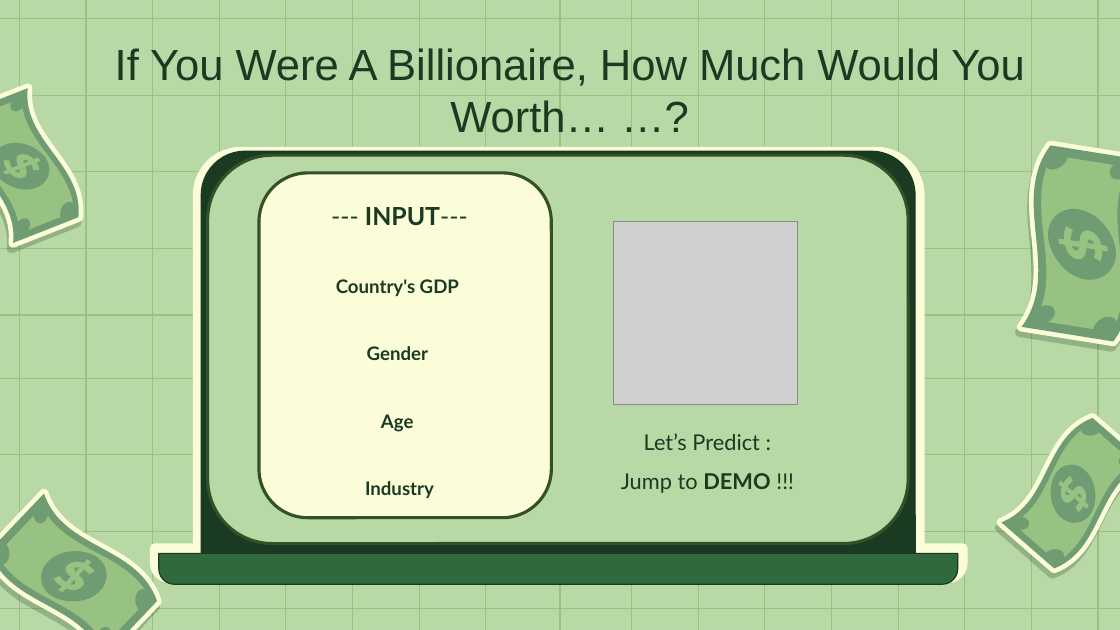
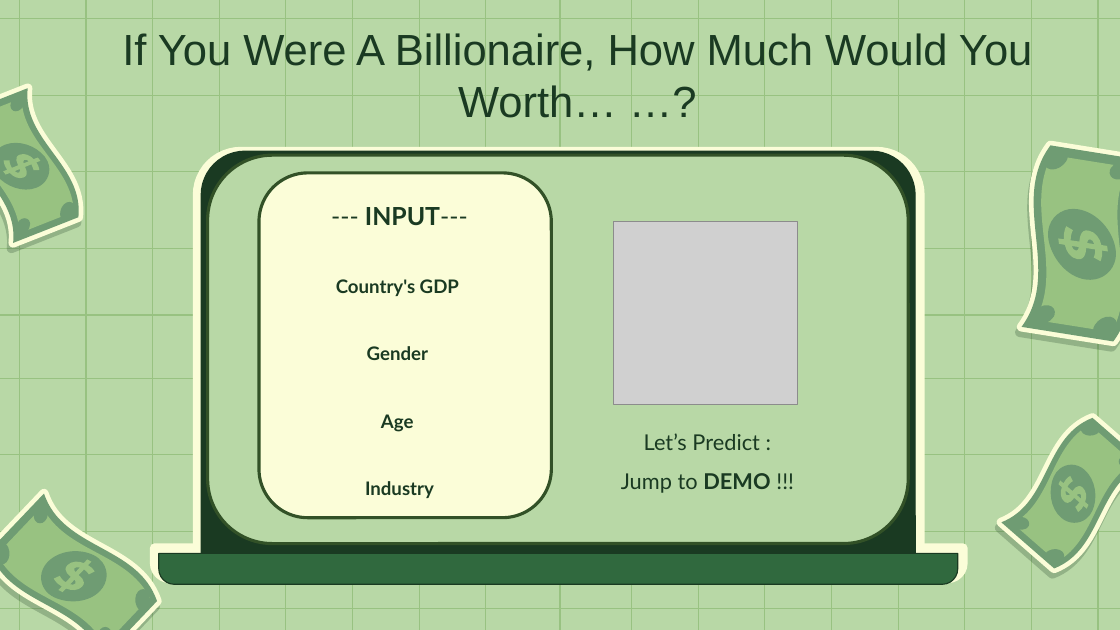
Before and after one commit to gialiubc/project_1, a slide deck: slide 13 of gia/who_are_the_billionaires.pptx. Drawn at 1120x630 pixels with LibreOffice and Linux fonts; fonts in the diff are those of the drawing; grey boxes stand for pictures. Boxes give left, top, right and bottom in pixels: in the first picture for what was removed or moved away, otherwise in the second. Text is boxed around its words. In the diff, an @@ line names an element or a change of style, - is before the commit and + after.

```diff
--- a/gia/who_are_the_billionaires.pptx
+++ b/gia/who_are_the_billionaires.pptx
@@ text "If You Were A Billionaire, ...": place and size @@
-text "If You Were A Billionaire, ..." at [115, 48, 1024, 133]
+text "If You Were A Billionaire, ..." at [122, 33, 1032, 118]
```
Also in this commit, not shown: 10 other slides changed.
